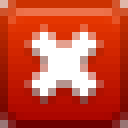
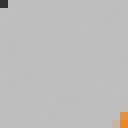
Two versions of the same layered image (128 x 128). Layer-by-layer changes:
renamed "appointment-new.png" to "action-unavailable-symbolic.svg", painted on it over (0, 0, 128, 128)
renamed "call-start.png" to "bookmark-add-symbolic.svg", painted on it over (0, 0, 128, 128)
renamed "document-open.png" to "content-loading-symbolic.svg", painted on it over (0, 0, 128, 128)
renamed "document-page-setup.png" to "document-open-symbolic.svg", painted on it over (0, 0, 128, 128)
renamed "document-print.png" to "document-page-setup-symbolic.svg", painted on it over (0, 0, 128, 128)
renamed "document-print-preview.png" to "document-properties-symbolic.svg", painted on it over (0, 0, 128, 128)
renamed "document-properties.png" to "document-save-as-symbolic.svg", painted on it over (0, 0, 128, 128)
renamed "document-revert.png" to "document-save-symbolic.svg", painted on it over (0, 0, 128, 128)
renamed "document-save.png" to "document-send-symbolic.svg", painted on it over (0, 0, 128, 128)
renamed "document-save-as.png" to "edit-clear-all-symbolic.svg", painted on it over (0, 0, 128, 128)
renamed "document-send.png" to "edit-clear-rtl-symbolic.svg", painted on it over (0, 0, 128, 128)
renamed "edit-copy.png" to "edit-copy-symbolic.svg", painted on it over (0, 0, 128, 128)
renamed "edit-cut.png" to "edit-cut-symbolic.svg", painted on it over (0, 0, 128, 128)
renamed "edit-find.png" to "edit-find-symbolic.svg", painted on it over (0, 0, 128, 128)
renamed "edit-find-replace.png" to "edit-paste-symbolic.svg", painted on it over (0, 0, 128, 128)
renamed "edit-paste.png" to "edit-redo-rtl-symbolic.svg", painted on it over (0, 0, 128, 128)
renamed "folder-new.png" to "edit-undo-rtl-symbolic.svg", painted on it over (0, 0, 128, 128)
renamed "format-indent-less.png" to "edit-undo-symbolic.svg", painted on it over (0, 0, 128, 128)
…and 93 more changes (16 added, 77 painted, 77 renamed, 2 stack)
